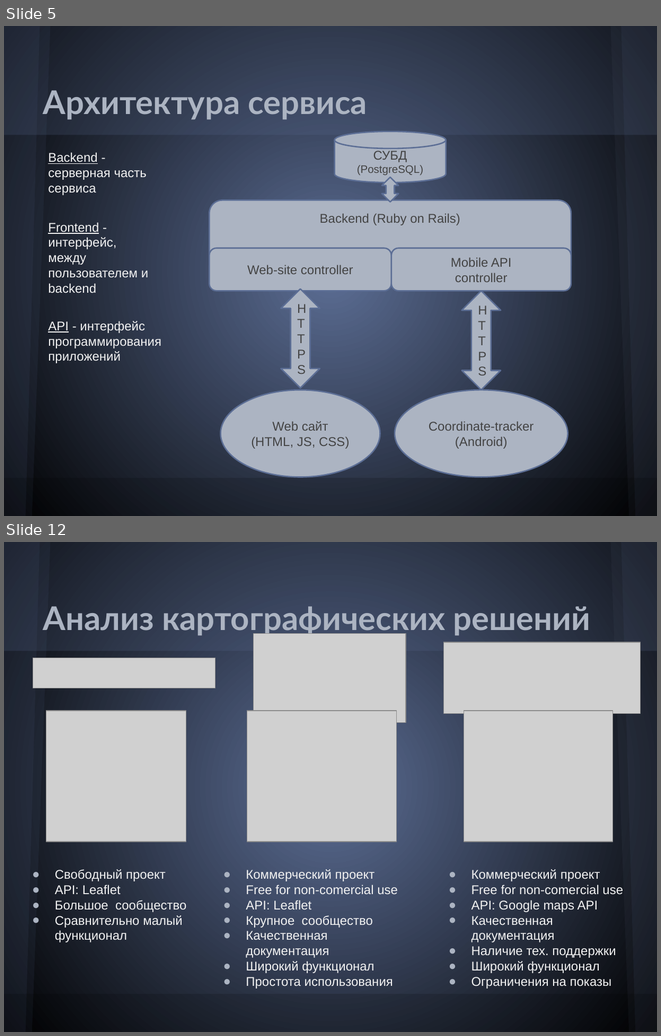
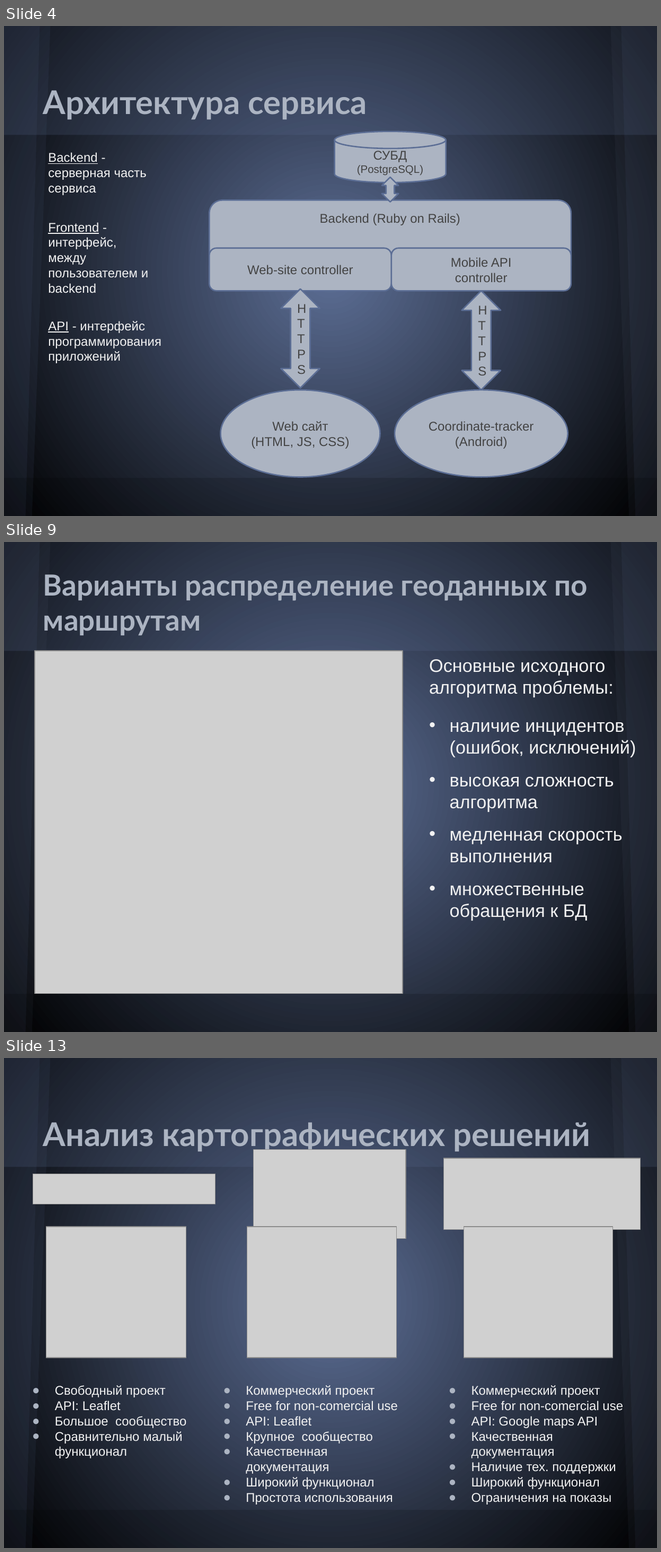
Before and after one commit to Melancholic/Coordinate-reports, a slide deck: Презентация.pptx. Shown one above the other, each under a label of ours: slides 5 and 12 before the commit, slides 4, 9 and 13 after it; the slides between them are not shown. The pictures are 661x1036 and 661x1552 pixels, drawn with LibreOffice and Linux fonts; fonts in the diff are those of the drawing; grey boxes stand for pictures. Boxes give left, top, right and bottom in pixels: in the first picture for what was removed or moved away, otherwise in the second. Text is boxed around its words. In the diff, an @@ line names an element or a change of style, - is before the commit and + after.

```diff
--- a/Презентация.pptx
+++ b/Презентация.pptx
@@ slide 9 added at [4,542,657,1032], background gradient #5C6E95 to #000000; not listed: 5 template elements that a slide beside it also shows @@
@@ freeform shape added at [4,542,50,1032], fill #5A6378 at 10% opacity @@
@@ title added at [43,574,588,635], 32 pt, text #ACB4C2, bold @@
+Варианты распределение геоданных по маршрутам
@@ picture added at [35,651,403,993] @@
@@ text added at [429,659,636,920], 20 pt, text #F2F2F2 @@
+Основные исходного алгоритма проблемы:
+• наличие инцидентов (ошибок, исключений)
+• высокая сложность алгоритма
+• медленная скорость выполнения
+• множественные обращения к БД
@@ what was slide 5 is now slide 4 @@
@@ what was slide 12 is now slide 13 @@
```
Also in this commit, not shown: 7 slides changed, 2 other slides added, 2 slides removed, 1 other file.
